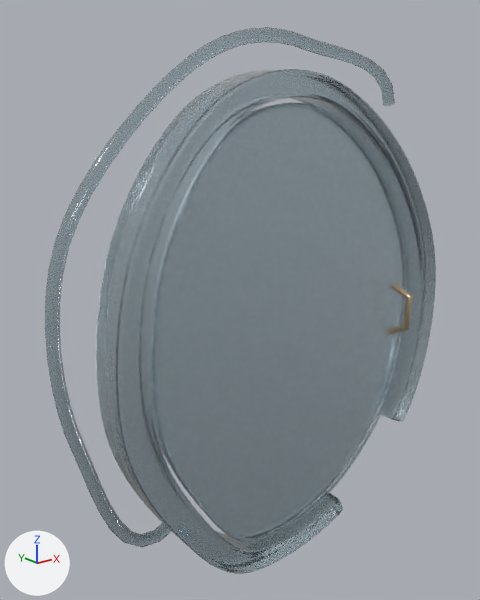
The glTF model public/models/doors/orbit.glb, before and after one commit.
One viewpoint serves both versions: a 50 mm camera at (-2.72, -2.82, 3.0) aimed at (-0.32, 0.17, 1.8). Arrows for +X, +Y and +Z are at lower left; the lights stay in place. The picture after the commit comes second. Where no turn or scale is listed for an object, it has been applied to the vertices.

In view in the first picture: 'Fixed_GlassFrame.005', 'Fixed_OrbitEcho', 'Moving_GlassLeaf.005', 'Moving_PolishedEdge.005' and 1 more.
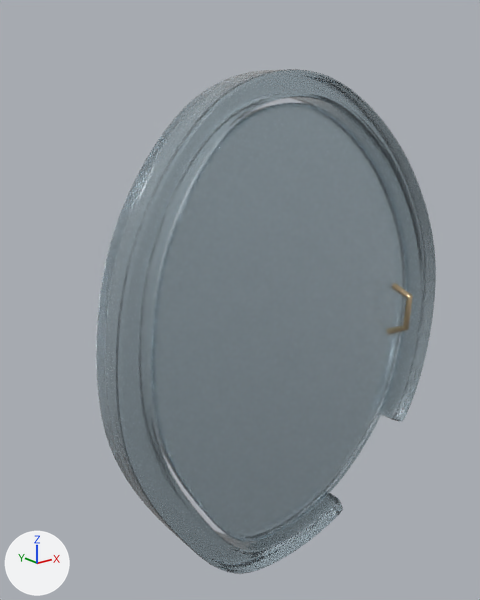
Boxes [x1, y1, x2, y2] around the edits, measured in the pictures (480 x 600 px):
'Fixed_OrbitEcho', deleted: before [45, 27, 395, 547]

The change in detail:
Object 'Fixed_OrbitEcho' (ob_fixed_orbitecho) is deleted.
